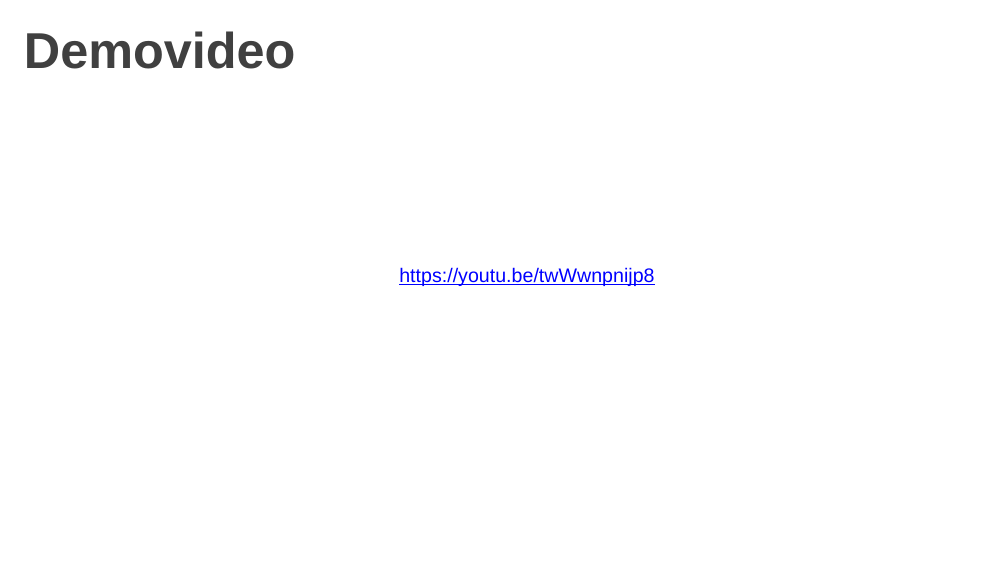
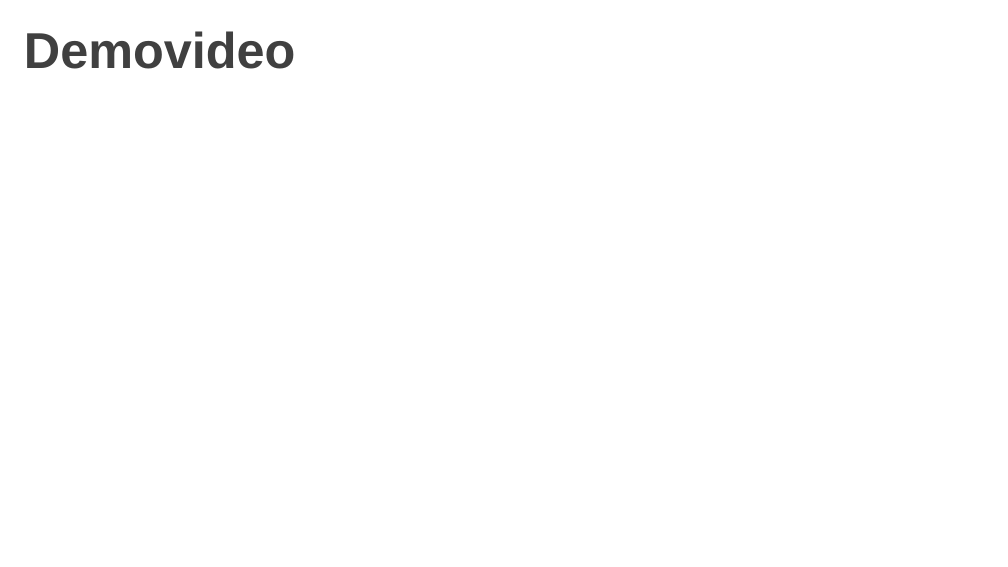
Before and after one commit to Mosman97/SE-Einkaufsplanungs-Application, a slide deck: slide 5 of EinkaufsplanerProjekt.pptx. Drawn at 1008x567 pixels with LibreOffice and Linux fonts; fonts in the diff are those of the drawing; background and template pictures are left out. Boxes give left, top, right and bottom in pixels: in the first picture for what was removed or moved away, otherwise in the second. Text is boxed around its words. In the diff, an @@ line names an element or a change of style, - is before the commit and + after.

Commit message:
Revert "Bericht und PPT nochmal überarbeitet"
This reverts commit d10acc63dfaf44fdbfe2b424df7a7cecc824a8f2.

```diff
--- a/EinkaufsplanerProjekt.pptx
+++ b/EinkaufsplanerProjekt.pptx
@@ text removed at box(399, 267, 654, 286) @@
-https://youtu.be/twWwnpnijp8
```
Also in this commit, not shown: 1 other file.
